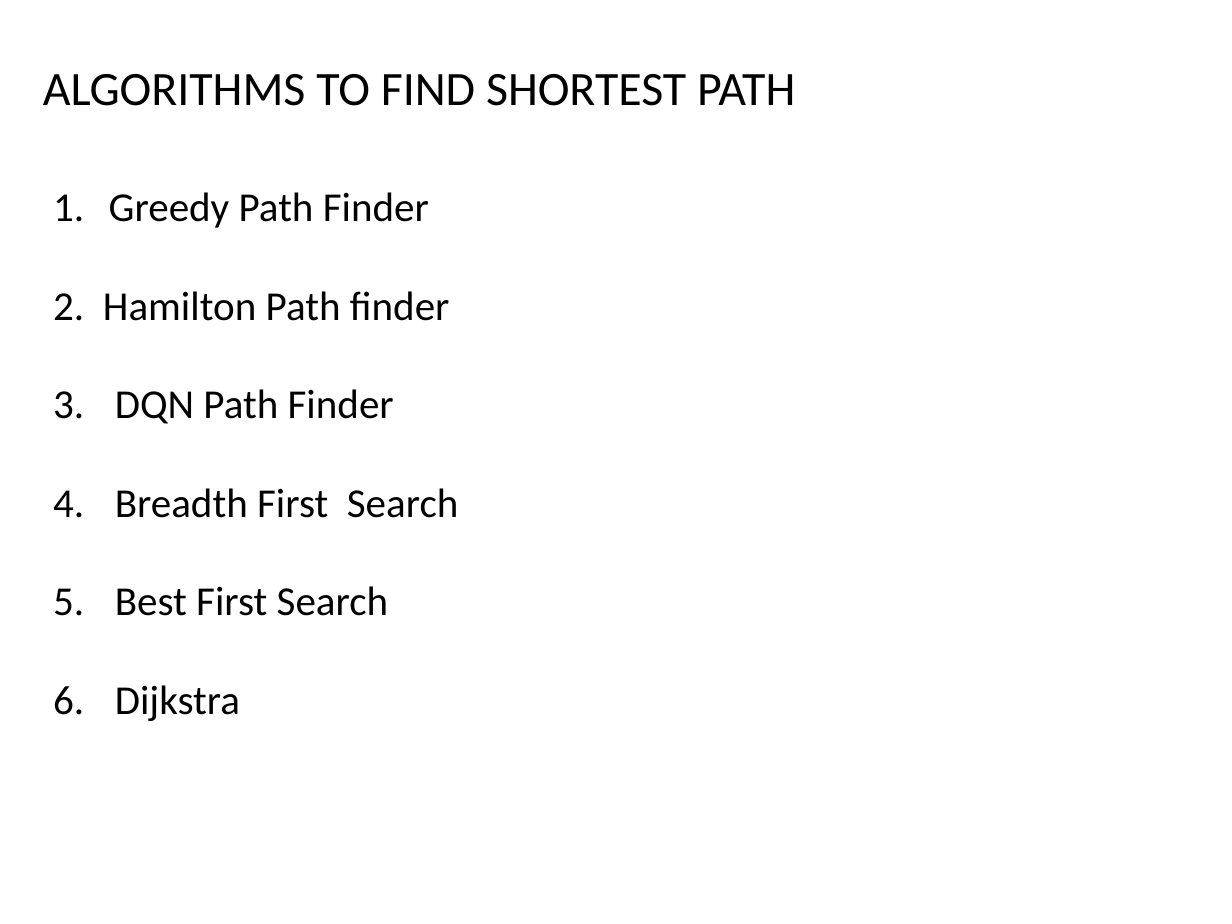
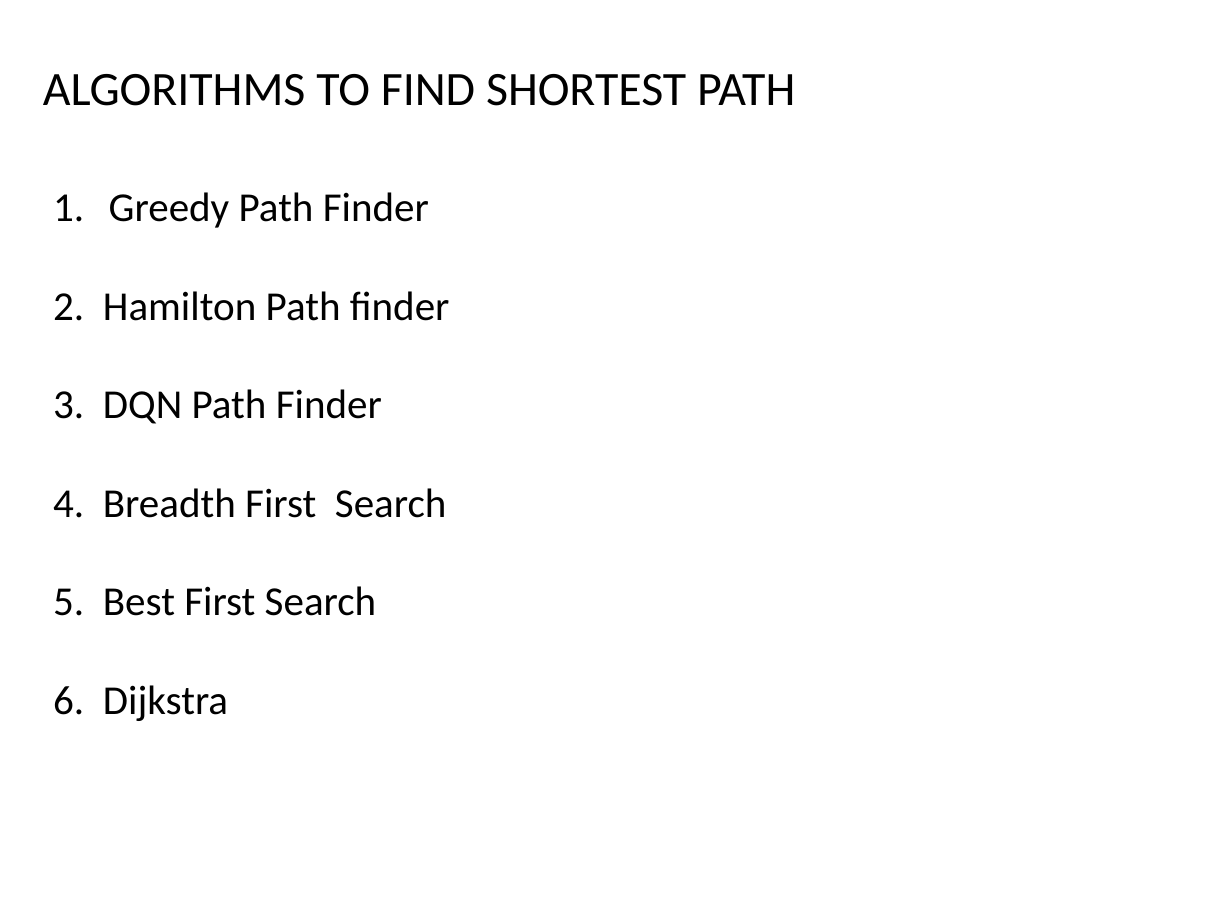
Before and after one commit to Greeny6092/Mini-Project-sem7-, a slide deck: slide 10 of presentation/AI BASED MULTIPLAYER SNAKE GAME(mini project).pptx. Drawn at 1232x924 pixels with LibreOffice and Linux fonts; fonts in the diff are those of the drawing. Boxes give left, top, right and bottom in pixels: in the first picture for what was removed or moved away, otherwise in the second. Text is boxed around its words. In the diff, an @@ line names an element or a change of style, - is before the commit and + after.

```diff
--- a/presentation/AI BASED MULTIPLAYER SNAKE GAME(mini project).pptx
+++ b/presentation/AI BASED MULTIPLAYER SNAKE GAME(mini project).pptx
@@ text at box(53, 389, 447, 721): text changed @@
-3. DQN Path Finder
-4. Breadth First Search
-5. Best First Search
-6. Dijkstra
+3. DQN Path Finder
+4. Breadth First Search
+5. Best First Search
+6. Dijkstra
```
Also in this commit, not shown: 10 other slides changed, 2 other files.
